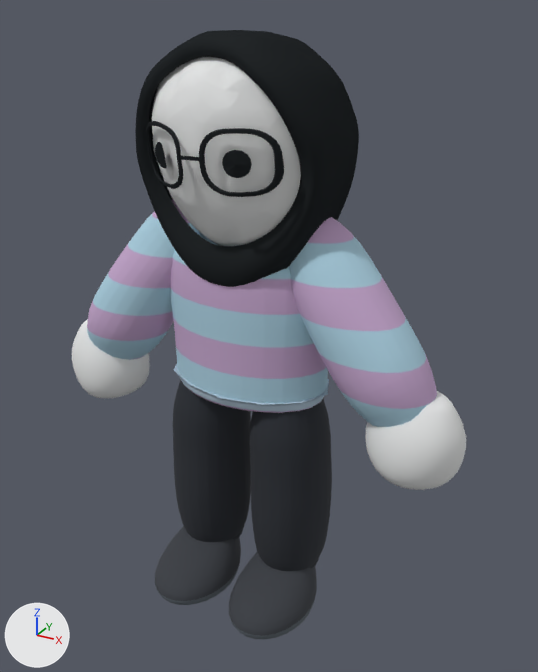
The Blender file art/character/girl_wardrobe.blend, before and after one commit.
The view is the same before and after, from a 50 mm lens placed at (1.43, -2.43, 2.46), pointed at (0.07, 0.05, 1.22). The axes (+X, +Y, +Z) are drawn at lower left. The lights are the same throughout. The first picture is the older version.

Objects in the first picture: 'Glasses R', 'HAND_LEFT', 'HAND_RIGHT', 'HEAD', 'Hijab shell', 'PANTS_LEFT', 'PANTS_RIGHT', 'SHOES_LEFT', 'SHOES_RIGHT', 'SWEATER_SLEEVE_LEFT', 'SWEATER_SLEEVE_RIGHT', 'SWEATER_TORSO', 'WAISTBAND' and 4 more.
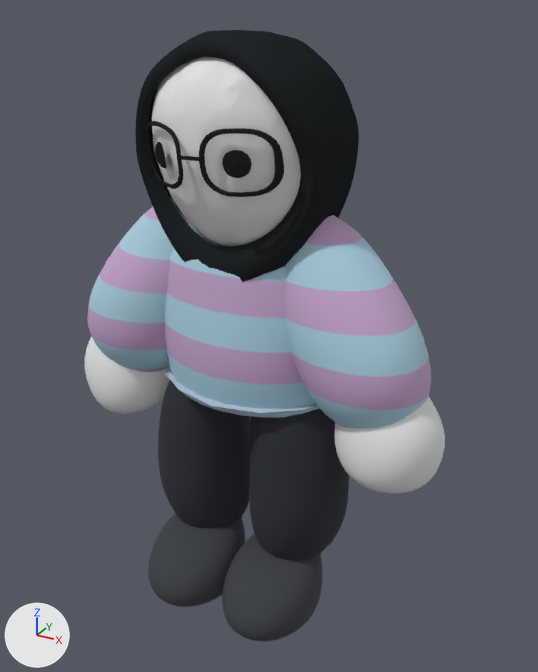
Patch to the scene script:
```diff
--- a/art/character/girl_wardrobe.blend.py
+++ b/art/character/girl_wardrobe.blend.py
@@ me_mitten_l @@
-me_mitten_l.from_pydata(...)  # 422 vertices, 420 faces; spans x -0.197..0.183, y -0.167..0.151, z -0.218..0.169
+me_mitten_l.from_pydata(...)  # 422 vertices, 420 faces; spans x -0.117..0.312, y -0.186..0.17, z -0.266..0.175
+# me_mitten_l part 1: 422 of 422 vertices moved; they spanned x -0.197..0.183, y -0.167..0.151, z -0.218..0.169 and now span x -0.117..0.312, y -0.186..0.17, z -0.266..0.175; mean shift (0.104, 0.0, -0.019)
 me_mitten_l.materials.append(mat_matte_chalk)
@@ me_mitten_r @@
-me_mitten_r.from_pydata(...)  # 422 vertices, 420 faces; spans x -0.182..0.199, y -0.167..0.151, z -0.218..0.169
+me_mitten_r.from_pydata(...)  # 422 vertices, 420 faces; spans x -0.31..0.119, y -0.186..0.17, z -0.266..0.175
+# me_mitten_r part 2: 422 of 422 vertices moved; they spanned x -0.182..0.199, y -0.167..0.151, z -0.218..0.169 and now span x -0.31..0.119, y -0.186..0.17, z -0.266..0.175; mean shift (-0.104, 0.0, -0.019)
 me_mitten_r.materials.append(mat_matte_chalk)
@@ me_sweater @@
-me_sweater.from_pydata(...)  # 456 vertices, 432 faces; spans x -0.348..0.357, y -0.231..0.219, z -0.068..0.608
+me_sweater.from_pydata(...)  # 456 vertices, 432 faces; spans x -0.384..0.397, y -0.28..0.266, z -0.078..0.591
+# me_sweater part 3: 456 of 456 vertices moved; they spanned x -0.348..0.357, y -0.231..0.219, z -0.068..0.608 and now span x -0.384..0.397, y -0.28..0.266, z -0.078..0.591; mean shift (0.0, 0.0, -0.009)
 me_sweater.materials.append(mat_pastel_lilac_and_blue_striped_knit)
@@ me_sweater_hem @@
-me_sweater_hem.from_pydata(...)  # 216 vertices, 192 faces; spans x -0.356..0.36, y -0.237..0.232, z -0.064..-0.013
+me_sweater_hem.from_pydata(...)  # 216 vertices, 192 faces; spans x -0.388..0.393, y -0.292..0.286, z -0.074..-0.023
+# me_sweater_hem part 4: 216 of 216 vertices moved; they spanned x -0.356..0.36, y -0.237..0.232, z -0.064..-0.013 and now span x -0.388..0.393, y -0.292..0.286, z -0.074..-0.023; mean shift (0.0, 0.0, -0.01)
 me_sweater_hem.materials.append(mat_soft_knitted_cuffs)
@@ me_puffed_sleeve_l @@
-me_puffed_sleeve_l.from_pydata(...)  # 504 vertices, 480 faces; spans x -0.548..0.145, y -0.2..0.146, z -0.695..0.128
+me_puffed_sleeve_l.from_pydata(...)  # 504 vertices, 480 faces; spans x -0.486..0.157, y -0.253..0.191, z -0.703..0.133
+# me_puffed_sleeve_l part 5: 504 of 504 vertices moved; they spanned x -0.548..0.145, y -0.2..0.146, z -0.695..0.128 and now span x -0.486..0.157, y -0.253..0.191, z -0.703..0.133; mean shift (0.05, 0.0, 0.0)
 me_puffed_sleeve_l.materials.append(mat_pastel_lilac_and_blue_striped_knit)
@@ me_baggy_trouser_l @@
-me_baggy_trouser_l.from_pydata(...)  # 456 vertices, 432 faces; spans x -0.193..0.149, y -0.196..0.196, z -0.949..-0.005
+me_baggy_trouser_l.from_pydata(...)  # 456 vertices, 432 faces; spans x -0.271..0.153, y -0.229..0.223, z -0.865..0.106
+# me_baggy_trouser_l part 6: 456 of 456 vertices moved; they spanned x -0.193..0.149, y -0.196..0.196, z -0.949..-0.005 and now span x -0.271..0.153, y -0.229..0.223, z -0.865..0.106; mean shift (-0.02, 0.0, 0.065)
 me_baggy_trouser_l.materials.append(mat_charcoal_loose_trousers)
@@ me_puffed_sleeve_r @@
-me_puffed_sleeve_r.from_pydata(...)  # 504 vertices, 480 faces; spans x -0.144..0.549, y -0.2..0.146, z -0.694..0.129
+me_puffed_sleeve_r.from_pydata(...)  # 504 vertices, 480 faces; spans x -0.157..0.488, y -0.253..0.191, z -0.702..0.133
+# me_puffed_sleeve_r part 7: 504 of 504 vertices moved; they spanned x -0.144..0.549, y -0.2..0.146, z -0.694..0.129 and now span x -0.157..0.488, y -0.253..0.191, z -0.702..0.133; mean shift (-0.049, 0.0, 0.0)
 me_puffed_sleeve_r.materials.append(mat_pastel_lilac_and_blue_striped_knit)
@@ me_baggy_trouser_r @@
-me_baggy_trouser_r.from_pydata(...)  # 456 vertices, 432 faces; spans x -0.147..0.195, y -0.196..0.196, z -0.949..-0.005
+me_baggy_trouser_r.from_pydata(...)  # 456 vertices, 432 faces; spans x -0.151..0.274, y -0.229..0.223, z -0.865..0.106
+# me_baggy_trouser_r part 8: 456 of 456 vertices moved; they spanned x -0.147..0.195, y -0.196..0.196, z -0.949..-0.005 and now span x -0.151..0.274, y -0.229..0.223, z -0.865..0.106; mean shift (0.02, 0.0, 0.065)
 me_baggy_trouser_r.materials.append(mat_charcoal_loose_trousers)
```

Where the change shows, as pixel boxes (x1, y1, x2, y2) in the pictures (538 x 672 px):
'SWEATER_SLEEVE_RIGHT', reshaped
    before: (289, 217, 437, 427)
    after: (285, 215, 431, 428)
'SWEATER_TORSO', reshaped
    before: (170, 233, 328, 413)
    after: (165, 237, 315, 409)
'PANTS_RIGHT', reshaped
    before: (250, 398, 332, 571)
    after: (249, 408, 349, 560)
'PANTS_LEFT', reshaped
    before: (173, 380, 251, 542)
    after: (158, 380, 251, 528)
'SWEATER_SLEEVE_LEFT', reshaped (8% taller)
    before: (87, 199, 200, 360)
    after: (87, 198, 205, 372)
'HAND_RIGHT', reshaped
    before: (365, 391, 466, 490)
    after: (335, 396, 445, 494)
'HAND_LEFT', reshaped
    before: (72, 319, 150, 398)
    after: (85, 336, 170, 413)
'WAISTBAND', reshaped
    before: (173, 364, 329, 412)
    after: (165, 365, 319, 418)
